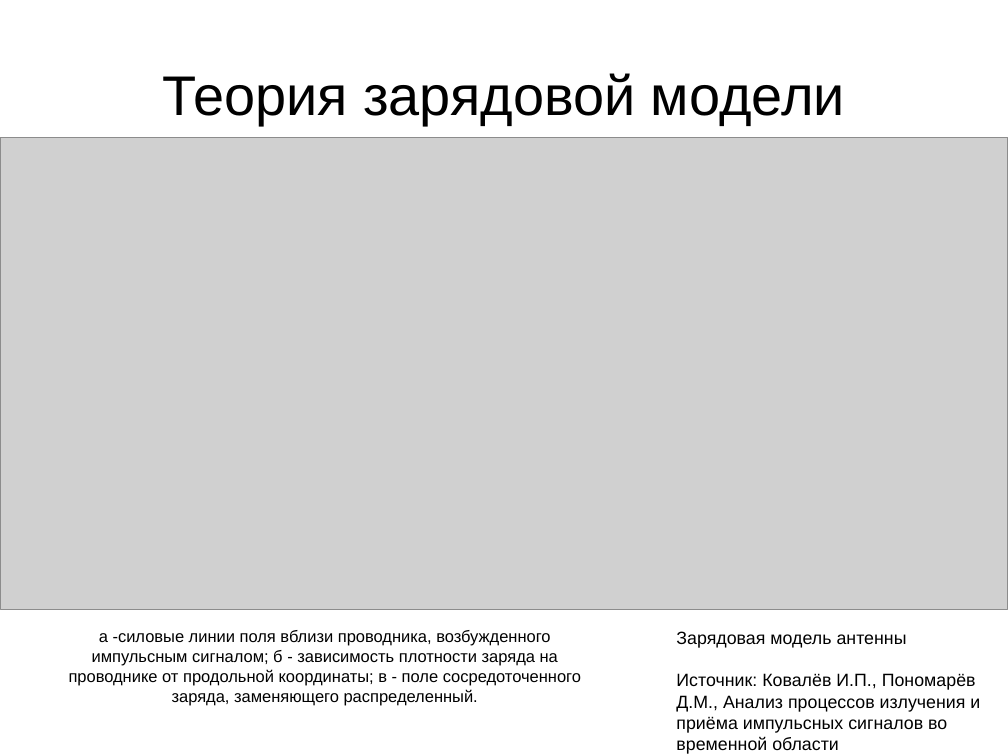
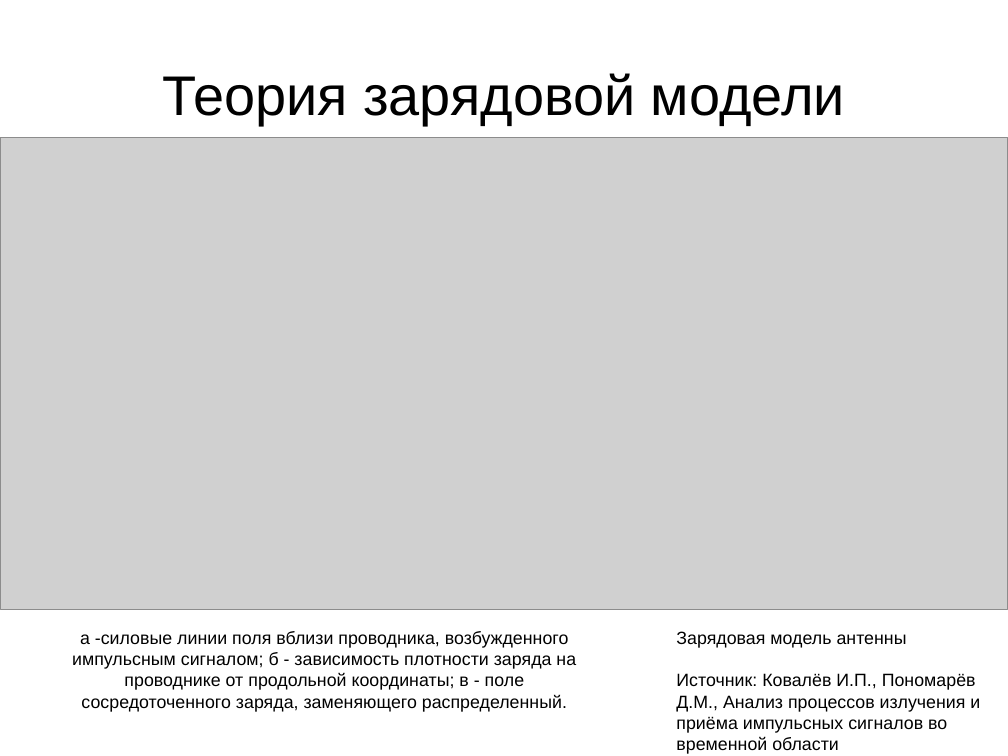
Before and after one commit to demanxd/Disser, a slide deck: slide 2 of Presentaition.odp. Drawn at 1008x756 pixels with LibreOffice and Linux fonts; fonts in the diff are those of the drawing; grey boxes stand for pictures. Boxes give left, top, right and bottom in pixels: in the first picture for what was removed or moved away, otherwise in the second. Text is boxed around its words. In the diff, an @@ line names an element or a change of style, - is before the commit and + after.

```diff
--- a/Presentaition.odp
+++ b/Presentaition.odp
@@ text "а -силовые линии поля вблизи ..." at box(72, 631, 576, 712): size 13 to 14 pt @@
```
Also in this commit, not shown: 2 other slides changed, 2 other files.
